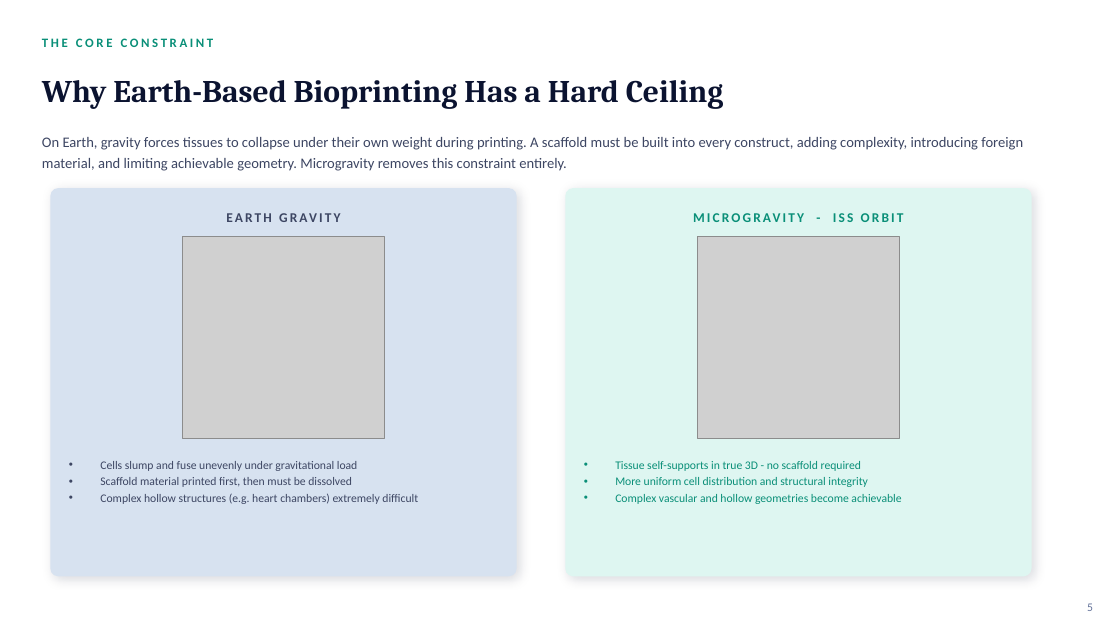
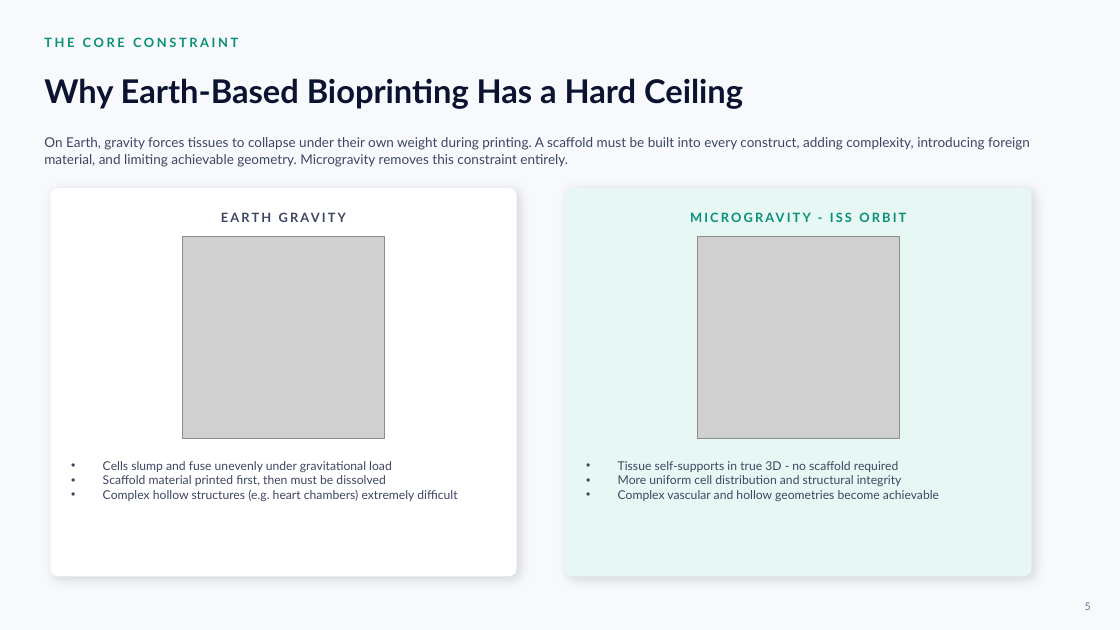
Before and after one commit to anthonyleedu/anthonyleedu, a slide deck: slide 5 of Samuel Space Organ and Tissue Engineering - Investor Presentation (2).pptx. Drawn at 1120x630 pixels with LibreOffice and Linux fonts; fonts in the diff are those of the drawing; grey boxes stand for pictures. Boxes give left, top, right and bottom in pixels: in the first picture for what was removed or moved away, otherwise in the second. Text is boxed around its words. In the diff, an @@ line names an element or a change of style, - is before the commit and + after.

```diff
--- a/Samuel Space Organ and Tissue Engineering - Investor Presentation (2).pptx
+++ b/Samuel Space Organ and Tissue Engineering - Investor Presentation (2).pptx
@@ background #FFFFFF to #F7F9FC @@
@@ text "THE CORE CONSTRAINT" at (x1=44, y1=37, x2=238, y2=47): font Calibri to Lato; line spacing 1 to 1.02 @@
@@ text "Why Earth-Based Bioprinting Has a ..." at (x1=44, y1=78, x2=743, y2=109): size 27 to 28 pt, font Cambria to Lato; line spacing 1 to 1.02 @@
@@ text "On Earth, gravity forces tissues ..." at (x1=44, y1=137, x2=1030, y2=167): size 12.5 to 11.6 pt, font Calibri to Lato; line spacing 1.2 to 1.02 @@
@@ text "EARTH GRAVITY" at (x1=50, y1=205, x2=517, y2=229): size 11.5 to 11 pt, font Calibri to Lato; line spacing 1 to 1.02 @@
@@ rounded rectangle at (x1=50, y1=188, x2=517, y2=576): fill #D7E2F0 to #FFFFFF @@
@@ text "MICROGRAVITY - ISS ORBIT" at (x1=565, y1=205, x2=1032, y2=229): size 11.5 to 11 pt, font Calibri to Lato; line spacing 1 to 1.02 @@
@@ rounded rectangle at (x1=565, y1=188, x2=1032, y2=576): fill #DEF6F1 to #E7F7F3 @@
@@ text "Cells slump and fuse unevenly ..." at (x1=103, y1=461, x2=457, y2=501): size 10 to 10.4 pt, font Calibri to Lato; line spacing 1.18 to 1.02 @@
@@ text "Tissue self-supports in true 3D ..." at (x1=618, y1=461, x2=939, y2=501): size 10 to 10.4 pt, font Calibri to Lato, text colour #0A8F78 to #3D4663; line spacing 1.18 to 1.02 @@
@@ text "5" at (x1=1085, y1=602, x2=1091, y2=610): size 10 to 9 pt, font Calibri to Lato; line spacing 1 to 1.02 @@
```
Also in this commit, not shown: 20 other slides changed.
